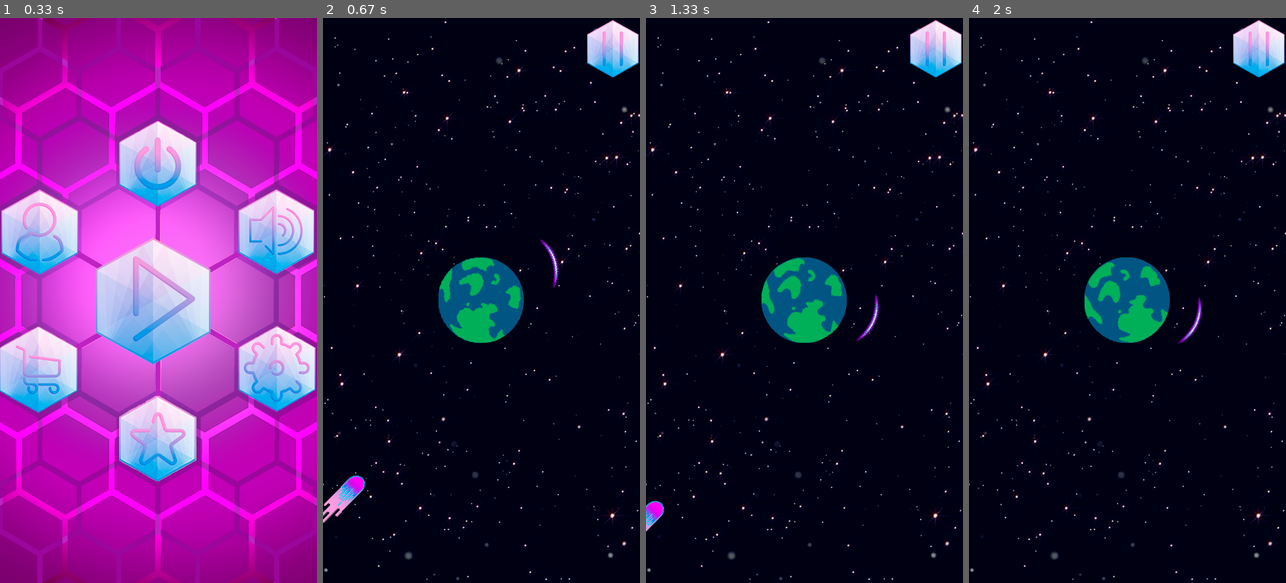
Above: before the commit, frames 1-4 (left to right).
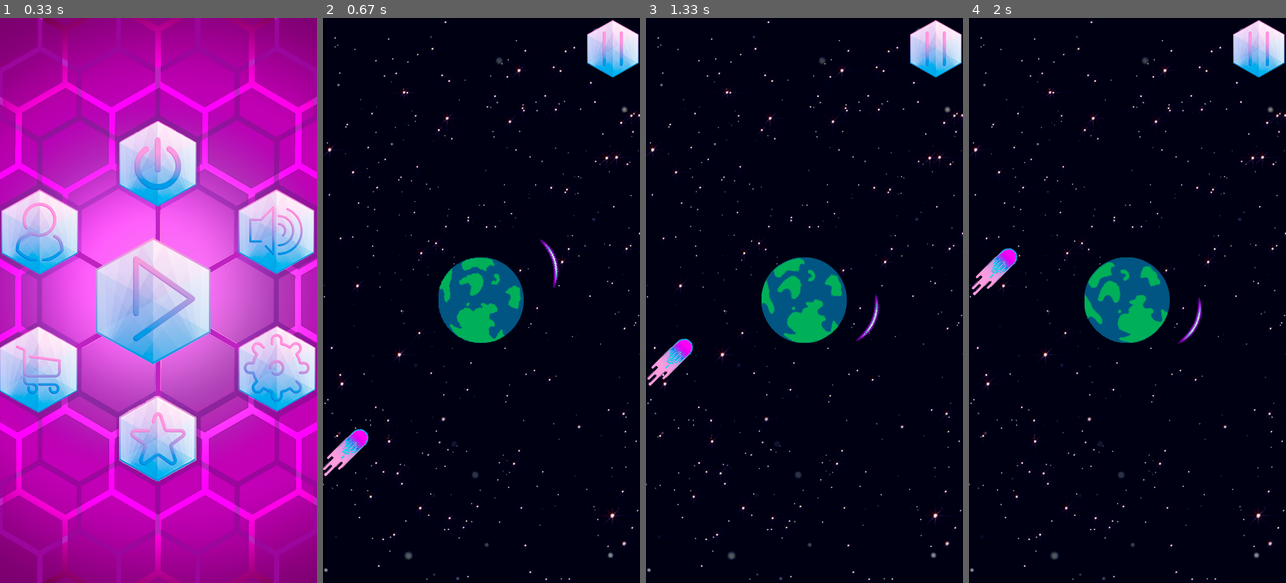
Above: after the commit, the same moments.

Repository: DualStream799/Hexon
Game: pygame game, started from Hexon_MainFile.py
Two runs of this game, one before a commit and one after it. Both use one fixed random seed, a clock stepped at 60 frames per second and the inputs below.
Inputs (mouse positions are in pixels of both pictures, inside the frame that each line leads up to):
- Up to frame 1 (0.33 s): no input
- Up to frame 2 (0.67 s): click (481, 300) at 0.38 s
- Up to frame 3 (1.33 s): hold D 0.67-1.13 s
- Up to frame 4 (2 s): hold A from 1.67 s (still down)

Frame 1 is identical in both runs. In frame 2, 1.0% of the frame differs, in the area x 0-15%, y 72-90%; in frame 3, 0.7%; in frame 4, 0.5%.

Commit message:
Collider trajectory test succesfull. Main code implemantation in progress

Diff:
--- /dev/null
+++ b/Funcionalities Help/collider_movimentation_test1.py
@@ -0,0 +1,76 @@
+# Importing libraries:
+
+import matplotlib.pyplot as plt
+import numpy as np
+from math import degrees
+from math import atan
+from math import sin
+from math import cos
+
+
+def collider_angulation(pos_x, pos_y, speed, time):
+	listx = []
+	listy = []
+	time_list = [0]
+	listx.append(pos_x)
+	listy.append(pos_y)
+	angle = - degrees(atan((800/2 - pos_y)/(450/2 - pos_x))) + 180
+	delta_x = cos(angle)*speed
+	delta_y = sin(angle)*speed
+	print(angle)
+	for t in range(1, time-1):
+		new_x = listx[-1]+delta_x
+		new_y = listy[-1]-delta_y
+		listx.append(new_x)
+		listy.append(new_y)
+		time_list.append(t)
+	return [time_list, listx, listy]
+
+solution0 = collider_angulation(0, 0, 10, 100)
+solution1 = collider_angulation(0, 100, 10, 100)
+solution2 = collider_angulation(0, 200, 10, 100)
+solution3 = collider_angulation(0, 300, 10, 100)
+solution4 = collider_angulation(0, 400, 10, 100)
+solution5 = collider_angulation(0, 500, 10, 100)
+solution6 = collider_angulation(0, 600, 10, 100)
+solution7 = collider_angulation(0, 700, 10, 100)
+solution8 = collider_angulation(0, 800, 10, 100)
+
+plt.plot(solution0[0][:], solution0[1][:], label='(0,0)')
+plt.plot(solution1[0][:], solution1[1][:], label='(0,100)')
+plt.plot(solution2[0][:], solution2[1][:], label='(0,200)')
+plt.plot(solution3[0][:], solution3[1][:], label='(0,300)')
+plt.plot(solution4[0][:], solution4[1][:], label='(0,400)')
+plt.plot(solution5[0][:], solution5[1][:], label='(0,500)')
+plt.plot(solution6[0][:], solution6[1][:], label='(0,600)')
+plt.plot(solution7[0][:], solution7[1][:], label='(0,700)')
+plt.plot(solution8[0][:], solution8[1][:], label='(0,800)')
+plt.legend()
+plt.grid()
+plt.show()
+
+plt.plot(solution0[0][:], solution0[2][:], label='(0,0)')
+plt.plot(solution1[0][:], solution1[2][:], label='(0,100)')
+plt.plot(solution2[0][:], solution2[2][:], label='(0,200)')
+plt.plot(solution3[0][:], solution3[2][:], label='(0,300)')
+plt.plot(solution4[0][:], solution4[2][:], label='(0,400)')
+plt.plot(solution5[0][:], solution5[2][:], label='(0,500)')
+plt.plot(solution6[0][:], solution6[2][:], label='(0,600)')
+plt.plot(solution7[0][:], solution7[2][:], label='(0,700)')
+plt.plot(solution8[0][:], solution8[2][:], label='(0,800)')
+plt.legend()
+plt.grid()
+plt.show()
+
+plt.plot(solution0[1][:], solution0[2][:], label='(0,0)')
+plt.plot(solution1[1][:], solution1[2][:], label='(0,100)')
+plt.plot(solution2[1][:], solution2[2][:], label='(0,200)')
+plt.plot(solution3[1][:], solution3[2][:], label='(0,300)')
+plt.plot(solution4[1][:], solution4[2][:], label='(0,400)')
+plt.plot(solution5[1][:], solution5[2][:], label='(0,500)')
+plt.plot(solution6[1][:], solution6[2][:], label='(0,600)')
+plt.plot(solution7[1][:], solution7[2][:], label='(0,700)')
+plt.plot(solution8[1][:], solution8[2][:], label='(0,800)')
+plt.legend()
+plt.grid()
+plt.show()
--- /dev/null
+++ b/Funcionalities Help/collider_movimentation_test2.py
@@ -0,0 +1,124 @@
+# Importing libraries:
+
+import matplotlib.pyplot as plt
+import numpy as np
+from math import degrees
+from math import atan
+from math import sin
+from math import cos
+
+#
+val_init = [-255, 300, 0, 0]
+def collider_moviementation(init_values, step):
+	'''Recieve two points in Carteisan system (2 doubles of tuples)
+	and calclates the linear function which connect them.
+
+	Libraries importation required:
+		    - randint ( from numpy import linspace )
+
+	Parameters:
+		- init_values (list) : [ x1, y1, x2, y2]
+		- step (integer or float)
+
+	Returns:
+		- [xlist, ylist] (list of lists)
+	'''
+	# Loading values
+	x1 = init_values[0]
+	y1 = init_values[1]
+	x2 = init_values[2]
+	y2 = init_values[3]
+	# Angular Coeficient:
+	m = (y1 - y2)/(x1 - x2)
+	# Linear Coeficient:
+	b = y1 - m*x1
+	# X and Y values list:
+	xlist = np.linspace(x1, x2, step)
+	ylist = []
+
+	for x_val in xlist:
+		y_val = m*x_val + b
+		ylist.append(y_val)
+
+	return [xlist, ylist]
+
+solution0 = collider_moviementation([-225, 0, 0, 0], 10)
+solution1 = collider_moviementation([-225, 100, 0, 0], 10)
+solution2 = collider_moviementation([-225, 200, 0, 0], 10)
+solution3 = collider_moviementation([-225, 300, 0, 0], 10)
+solution4 = collider_moviementation([-225, 400, 0, 0], 10)
+solution5 = collider_moviementation([-225, 500, 0, 0], 10)
+solution6 = collider_moviementation([-225, 600, 0, 0], 10)
+solution7 = collider_moviementation([-225, 700, 0, 0], 10)
+solution8 = collider_moviementation([-225, 800, 0, 0], 10)
+
+solution9 = collider_moviementation([225, 0, 0, 0], 10)
+solution10 = collider_moviementation([225, 100, 0, 0], 10)
+solution11 = collider_moviementation([225, 200, 0, 0], 10)
+solution12 = collider_moviementation([225, 300, 0, 0], 10)
+solution13 = collider_moviementation([225, 400, 0, 0], 10)
+solution14 = collider_moviementation([225, 500, 0, 0], 10)
+solution15 = collider_moviementation([225, 600, 0, 0], 10)
+solution16 = collider_moviementation([225, 700, 0, 0], 10)
+solution17 = collider_moviementation([225, 800, 0, 0], 10)
+
+solution18 = collider_moviementation([-225, 0, 0, 0], 10)
+solution19 = collider_moviementation([-225, -100, 0, 0], 10)
+solution20 = collider_moviementation([-225, -200, 0, 0], 10)
+solution21 = collider_moviementation([-225, -300, 0, 0], 10)
+solution22 = collider_moviementation([-225, -400, 0, 0], 10)
+solution23 = collider_moviementation([-225, -500, 0, 0], 10)
+solution24 = collider_moviementation([-225, -600, 0, 0], 10)
+solution25 = collider_moviementation([-225, -700, 0, 0], 10)
+solution26 = collider_moviementation([-225, -800, 0, 0], 10)
+
+solution27 = collider_moviementation([225, 0, 0, 0], 10)
+solution28 = collider_moviementation([225, -100, 0, 0], 10)
+solution29 = collider_moviementation([225, -200, 0, 0], 10)
+solution30 = collider_moviementation([225, -300, 0, 0], 10)
+solution31 = collider_moviementation([225, -400, 0, 0], 10)
+solution32 = collider_moviementation([225, -500, 0, 0], 10)
+solution33 = collider_moviementation([225, -600, 0, 0], 10)
+solution34 = collider_moviementation([225, -700, 0, 0], 10)
+solution35 = collider_moviementation([225, -800, 0, 0], 10)
+
+
+plt.plot(solution0[0][:], solution0[1][:])
+plt.plot(solution1[0][:], solution1[1][:])
+plt.plot(solution2[0][:], solution2[1][:])
+plt.plot(solution3[0][:], solution3[1][:])
+plt.plot(solution4[0][:], solution4[1][:])
+plt.plot(solution5[0][:], solution5[1][:])
+plt.plot(solution6[0][:], solution6[1][:])
+plt.plot(solution7[0][:], solution7[1][:])
+plt.plot(solution8[0][:], solution8[1][:])
+plt.plot(solution9[0][:], solution9[1][:])
+plt.plot(solution10[0][:], solution10[1][:])
+plt.plot(solution11[0][:], solution11[1][:])
+plt.plot(solution12[0][:], solution12[1][:])
+plt.plot(solution13[0][:], solution13[1][:])
+plt.plot(solution14[0][:], solution14[1][:])
+plt.plot(solution15[0][:], solution15[1][:])
+plt.plot(solution16[0][:], solution16[1][:])
+plt.plot(solution17[0][:], solution17[1][:])
+plt.plot(solution18[0][:], solution18[1][:])
+plt.plot(solution19[0][:], solution19[1][:])
+plt.plot(solution20[0][:], solution20[1][:])
+plt.plot(solution21[0][:], solution21[1][:])
+plt.plot(solution22[0][:], solution22[1][:])
+plt.plot(solution23[0][:], solution23[1][:])
+plt.plot(solution24[0][:], solution24[1][:])
+plt.plot(solution25[0][:], solution25[1][:])
+plt.plot(solution26[0][:], solution26[1][:])
+plt.plot(solution27[0][:], solution27[1][:])
+plt.plot(solution28[0][:], solution28[1][:])
+plt.plot(solution29[0][:], solution28[1][:])
+plt.plot(solution30[0][:], solution30[1][:])
+plt.plot(solution31[0][:], solution31[1][:])
+plt.plot(solution32[0][:], solution32[1][:])
+plt.plot(solution33[0][:], solution33[1][:])
+plt.plot(solution34[0][:], solution34[1][:])
+plt.plot(solution35[0][:], solution35[1][:])
+
+plt.grid()
+plt.show()
--- a/Hexon_MainFile.py
+++ b/Hexon_MainFile.py
@@ -262,6 +262,40 @@
 	rotated_collider = pygame.transform.rotate(fast_comet_original, collider_angle)
 	screen.blit(rotated_collider, (random_x, random_y))
 
+# Calculate Colliders' trajectory:
+def collider_trajectory(init_values, step):
+	'''Recieve two points in Carteisan system (2 doubles of tuples)
+	and calclates the linear function which pass on them.
+
+	Libraries importation required:
+		    - randint ( from numpy import linspace )
+
+	Parameters:
+		- init_values (list) : [ x1, y1, x2, y2]
+		- step (integer or float)
+
+	Returns:
+		- [xlist, ylist] (list of lists)
+	'''
+	# Loading values
+	x1 = init_values[0]
+	y1 = init_values[1]
+	x2 = init_values[2]
+	y2 = init_values[3]
+	# Angular Coeficient:
+	m = (y1 - y2)/(x1 - x2)
+	# Linear Coeficient:
+	b = y1 - m*x1
+	# X and Y values list:
+	xlist = np.linspace(x1, x2, step)
+	ylist = []
+
+	for x_val in xlist:
+		y_val = m*x_val + b
+		ylist.append(y_val)
+
+	return [xlist, ylist]
+
 
 def GameInput():
 		pass
@@ -296,9 +330,9 @@
 		# Orientation classification:
 		if self.orientation == 'w' or self.orientation == 'up':
 			self.pos_x = randint(1, display_height)
-			self.pos_y = 0
+			self.pos_y = -10
 		if self.orientation == 'a' or self.orientation == 'left':
-			self.pos_x = 0
+			self.pos_x = -10
 			self.pos_y = randint(1, display_width)
 
 		# Rotation angle (used to rotate the image and make it pointing to the planets center):
@@ -311,18 +345,24 @@
 			pass
 		print('angle: ', self.angle)
 
+		# Calculating trajectory:
+		self.pos_index = 1
+		self.trajectory = collider_trajectory([self.pos_x, self.pos_y, 0, 0], step=self.speed*10)
+
+
 	def display(self):
-		"""Rotate image and show it on screen"""
+		'''Rotate image and show it on screen'''
 		self.rotated_collider = pygame.transform.rotate(self.image, self.angle)
 		screen.blit(self.rotated_collider, (self.pos_x, self.pos_y))
 
+
 	def update_pos(self):
-		"""Update Collider position (generating moviment)"""
-		delta_x = cos(self.angle)*self.speed
-		delta_y = sin(self.angle)*self.speed
-		self.pos_x -= (delta_x)
-		self.pos_y -= (delta_y)
-#		print(delta_x, delta_y)
+		'''Update Collider position (generating moviment)'''
+		self.list_x = self.trajectory[0][:]
+		self.list_y = self.trajectory[1][:]
+		self.pos_x = self.list_x[self.pos_index]
+		self.pos_y = self.list_y[self.pos_index]
+		self.pos_index += 1
 
 	def collision(self):
 		"""  """
@@ -331,12 +371,14 @@
 
 	def reset_pos(self):
 		if collision(self) == True:
-			if self.orientation == 'h' or self.orientation == 'horizontal':
+			if self.orientation == 'w' or self.orientation == 'up':
+				self.pos_x = random.randint(1, display_height)
+				self.pos_y = 0
+			if self.orientation == 'a' or self.orientation == 'left':
 				self.pos_x = 0
 				self.pos_y = random.randint(1, display_width)
-			if self.orientation == 'v' or self.orientation == 'vertical':
-				self.pos_x = random.randint(1, display_height)
-				self.pos_y = 0
+
+
 
 # Barrier Class (Object User controled):
 class Barrier:
Binary file added: Images/figure_1-1.png
